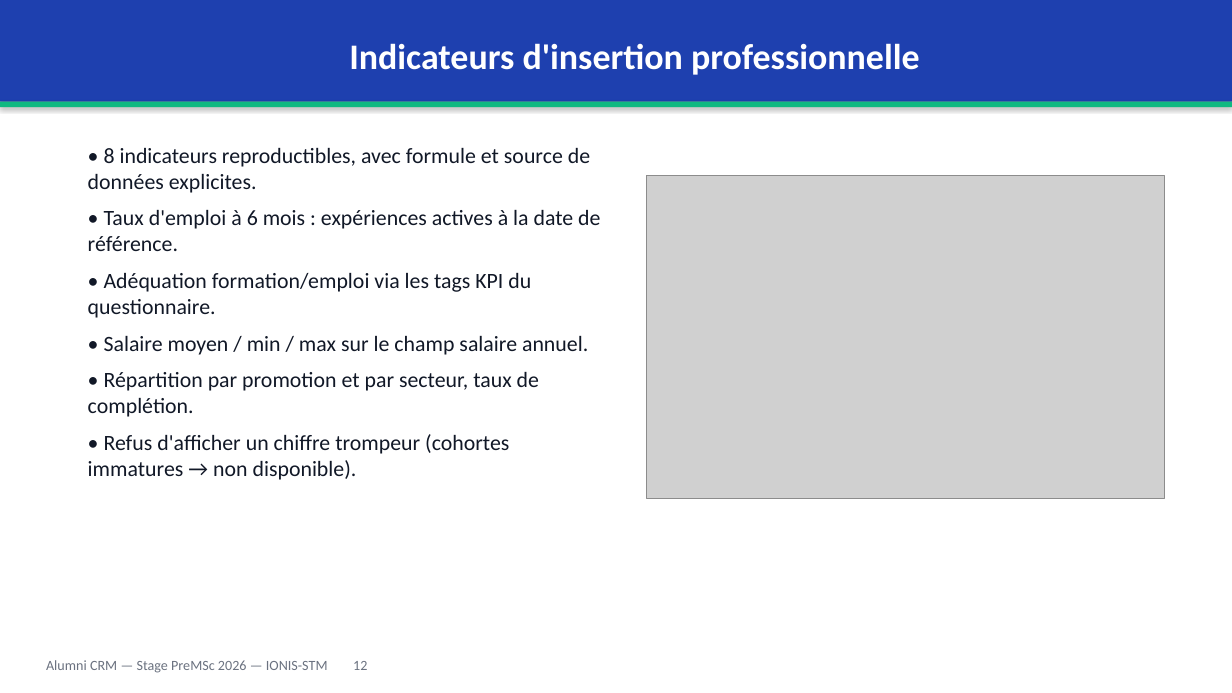
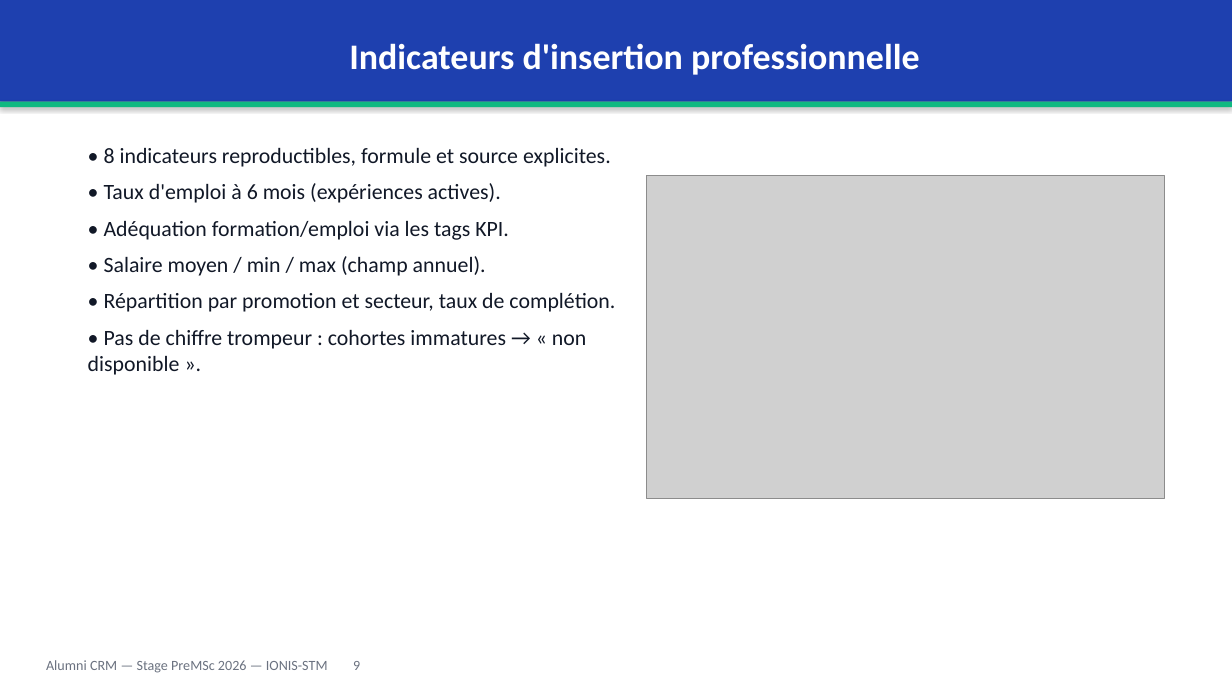
Before and after one commit to Rafikdjm/CRM_IONIS, a slide deck: slide 9 of Rapport/Soutenance - Alumni CRM - PreMSc 2026.pptx (slide 12 before the commit). Drawn at 1232x693 pixels with LibreOffice and Linux fonts; fonts in the diff are those of the drawing; grey boxes stand for pictures. Boxes give left, top, right and bottom in pixels: in the first picture for what was removed or moved away, otherwise in the second. Text is boxed around its words. In the diff, an @@ line names an element or a change of style, - is before the commit and + after.

Commit message:
refactor(soutenance): slim deck 15->11 slides, merge redundant slides and condense text

```diff
--- a/Rapport/Soutenance - Alumni CRM - PreMSc 2026.pptx
+++ b/Rapport/Soutenance - Alumni CRM - PreMSc 2026.pptx
@@ text at <box>88,148,615,375</box>: text changed @@
-• 8 indicateurs reproductibles, avec formule et source de données explicites.
-• Taux d'emploi à 6 mois : expériences actives à la date de référence.
-• Adéquation formation/emploi via les tags KPI du questionnaire.
-• Salaire moyen / min / max sur le champ salaire annuel.
-• Répartition par promotion et par secteur, taux de complétion.
-• Refus d'afficher un chiffre trompeur (cohortes immatures → non disponible).
+• 8 indicateurs reproductibles, formule et source explicites.
+• Taux d'emploi à 6 mois (expériences actives).
+• Adéquation formation/emploi via les tags KPI.
+• Salaire moyen / min / max (champ annuel).
+• Répartition par promotion et secteur, taux de complétion.
+• Pas de chiffre trompeur : cohortes immatures → « non disponible ».
@@ text at <box>46,660,360,673</box>: text changed @@
-Alumni CRM — Stage PreMSc 2026 — IONIS-STM 12
+Alumni CRM — Stage PreMSc 2026 — IONIS-STM 9
```
Also in this commit, not shown: 8 other slides changed, 4 slides removed, 1 other file.
